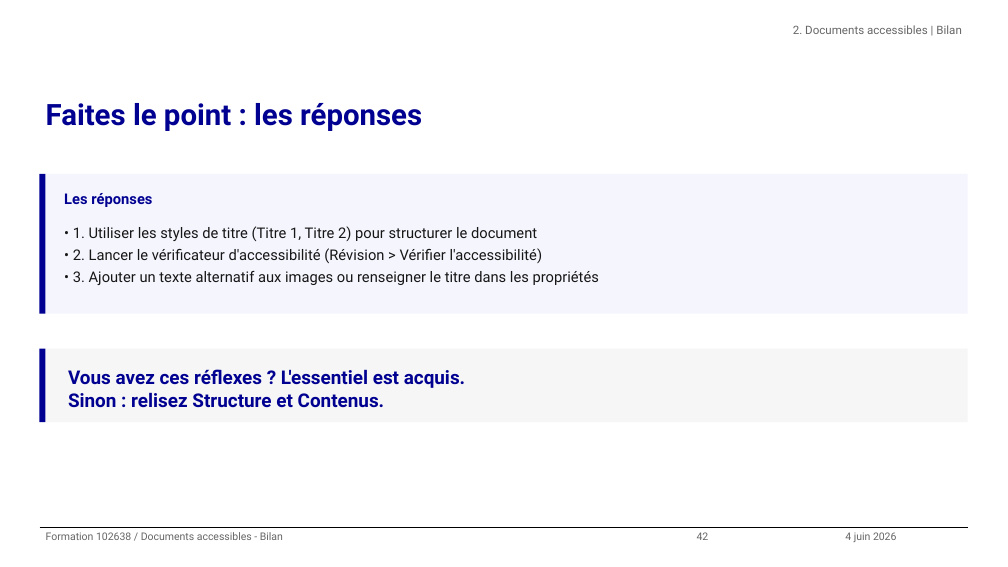
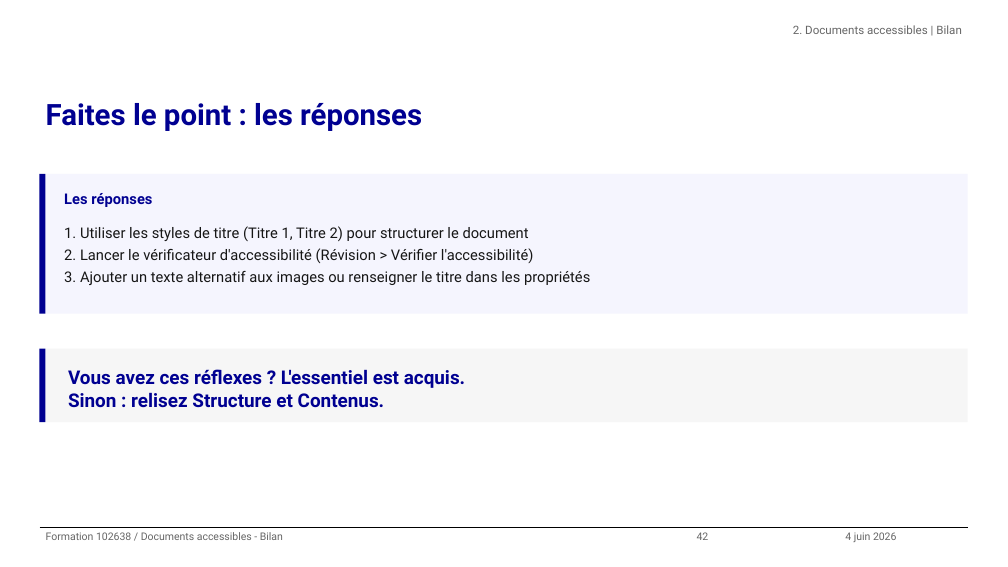
Before and after one commit to alexandra-guiderdoni/usine-fabrication-igpde-102846-ay11, a slide deck: slide 42 of formation-102638-juin-2026.pptx. Drawn at 1008x567 pixels with LibreOffice and Linux fonts; fonts in the diff are those of the drawing; background and template pictures are left out. Boxes give left, top, right and bottom in pixels: in the first picture for what was removed or moved away, otherwise in the second. Text is boxed around its words. In the diff, an @@ line names an element or a change of style, - is before the commit and + after.

Commit message:
Corrige la section documents accessibles

```diff
--- a/formation-102638-juin-2026.pptx
+++ b/formation-102638-juin-2026.pptx
@@ text at [64,226,590,285]: text changed @@
-• 1. Utiliser les styles de titre (Titre 1, Titre 2) pour structurer le document
-• 2. Lancer le vérificateur d'accessibilité (Révision > Vérifier l'accessibilité)
-• 3. Ajouter un texte alternatif aux images ou renseigner le titre dans les propriétés
+1. Utiliser les styles de titre (Titre 1, Titre 2) pour structurer le document
+2. Lancer le vérificateur d'accessibilité (Révision > Vérifier l'accessibilité)
+3. Ajouter un texte alternatif aux images ou renseigner le titre dans les propriétés
```
Also in this commit, not shown: 9 other slides changed, 8 other files.
